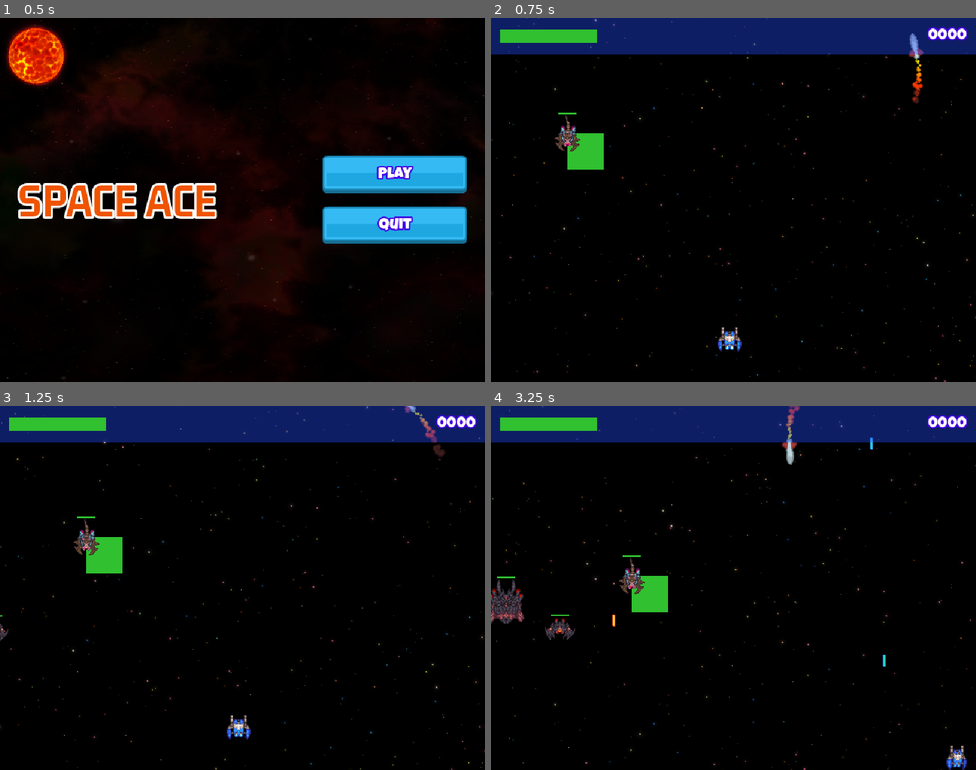
Above: before the commit, frames 1-4 (two rows, left to right).
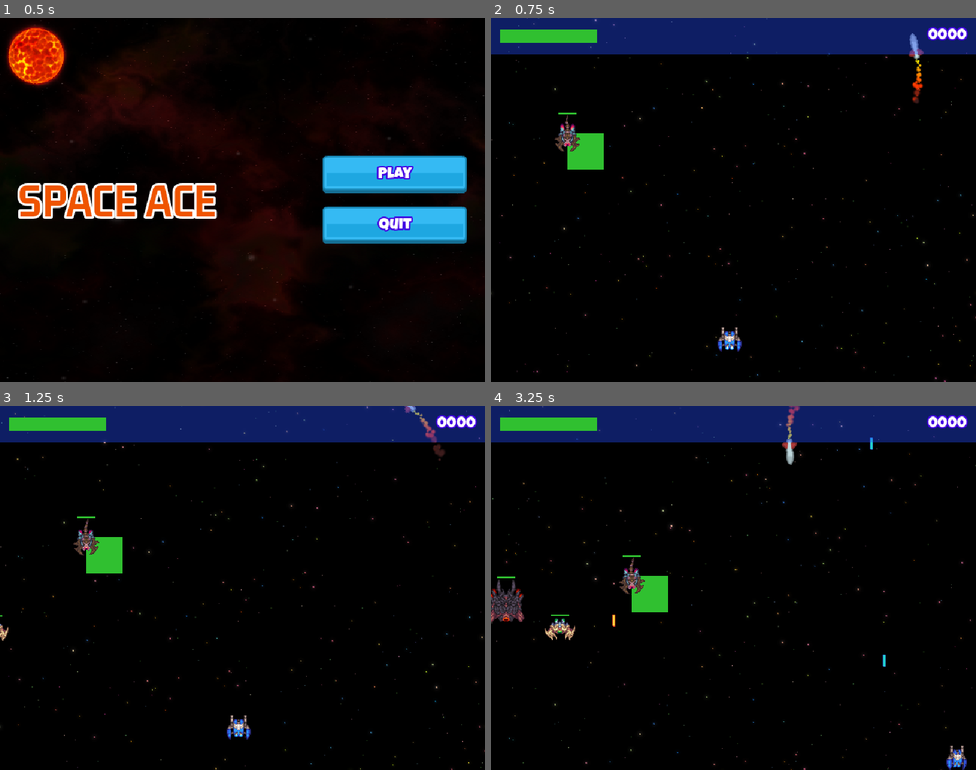
Above: after the commit, the same moments.

Repository: Mathorga/godot_training
Game: Godot game, scene res://Scenes/Main/Main.tscn
The game is run twice, just before and just after one commit, with the same random seed, the same clock (stepped at 60 frames per second) and the same inputs.
Inputs:
- Up to frame 1 (0.5 s): no input
- Up to frame 2 (0.75 s): click "Play" at 0.5 s
- Up to frame 3 (1.25 s): no input
- Up to frame 4 (3.25 s): hold D (right) 1.28-2.03 s; tap Space (shoot) at 1.35, 2.1, 2.85 s; hold S (down) 2.03-2.78 s; hold D (right) from 2.78 s (still down)

Frame 1 is identical in both runs. In frame 2, 0.1% of the frame differs, in the area x 13-19%, y 26-37%; in frame 3, 0.2%; in frame 4, 0.4%, in the area x 1-32%, y 41-65%.

Commit message:
Progress

Diff:
--- a/space_ace_starter/Scenes/enemies/enemy_ship.gd
+++ b/space_ace_starter/Scenes/enemies/enemy_ship.gd
@@ -24,6 +24,7 @@
 	if _player_ref == null:
 		queue_free()
 
+	SpaceUtils.play_random_animation(sprite)
 	start_shoot_timer()
 
 func start_shoot_timer() -> void:
@@ -38,6 +39,8 @@
 func _on_laser_timer_timeout() -> void:
 	if not shoot_at_player: return
 
+	sound.play()
+
 	SignalHub.request_create_bullet(
 		global_position,
 		bullet_dir if not aims_at_player else global_position.direction_to(_player_ref.global_position),
--- a/space_ace_starter/Scenes/enemies/enemy_ship.tscn
+++ b/space_ace_starter/Scenes/enemies/enemy_ship.tscn
@@ -2,6 +2,17 @@
 
 [ext_resource type="PackedScene" uid="uid://c8q1vls072048" path="res://Scenes/enemies/enemy_base.tscn" id="1_lfw8a"]
 [ext_resource type="Script" uid="uid://dwqrslhj2t8ob" path="res://Scenes/enemies/enemy_ship.gd" id="2_kqm3r"]
+[ext_resource type="AudioStream" uid="uid://da52b8m3s7khp" path="res://assets/sounds/lasers/sfx_wpn_laser1.wav" id="3_txwwq"]
+[ext_resource type="AudioStream" uid="uid://dffevs145pngu" path="res://assets/sounds/lasers/sfx_wpn_laser2.wav" id="4_x7ccw"]
+[ext_resource type="AudioStream" uid="uid://d0t32p468w0kn" path="res://assets/sounds/lasers/sfx_wpn_laser3.wav" id="5_vagml"]
+[ext_resource type="AudioStream" uid="uid://bt8muih1jgeya" path="res://assets/sounds/lasers/sfx_wpn_laser4.wav" id="6_p40ln"]
+
+[sub_resource type="AudioStreamRandomizer" id="AudioStreamRandomizer_bo4qn"]
+streams_count = 4
+stream_0/stream = ExtResource("3_txwwq")
+stream_1/stream = ExtResource("4_x7ccw")
+stream_2/stream = ExtResource("5_vagml")
+stream_3/stream = ExtResource("6_p40ln")
 
 [node name="EnemyShip" unique_id=1390140940 instance=ExtResource("1_lfw8a")]
 script = ExtResource("2_kqm3r")
@@ -14,6 +25,9 @@
 bullet_wait_time_var = 0.5
 power_up_chance = 0.9
 
+[node name="Sound" parent="." index="1" unique_id=2087763280]
+stream = SubResource("AudioStreamRandomizer_bo4qn")
+
 [node name="HealthBar" parent="." index="3" unique_id=1205879507]
 offset_left = -12.0
 offset_right = 12.0
